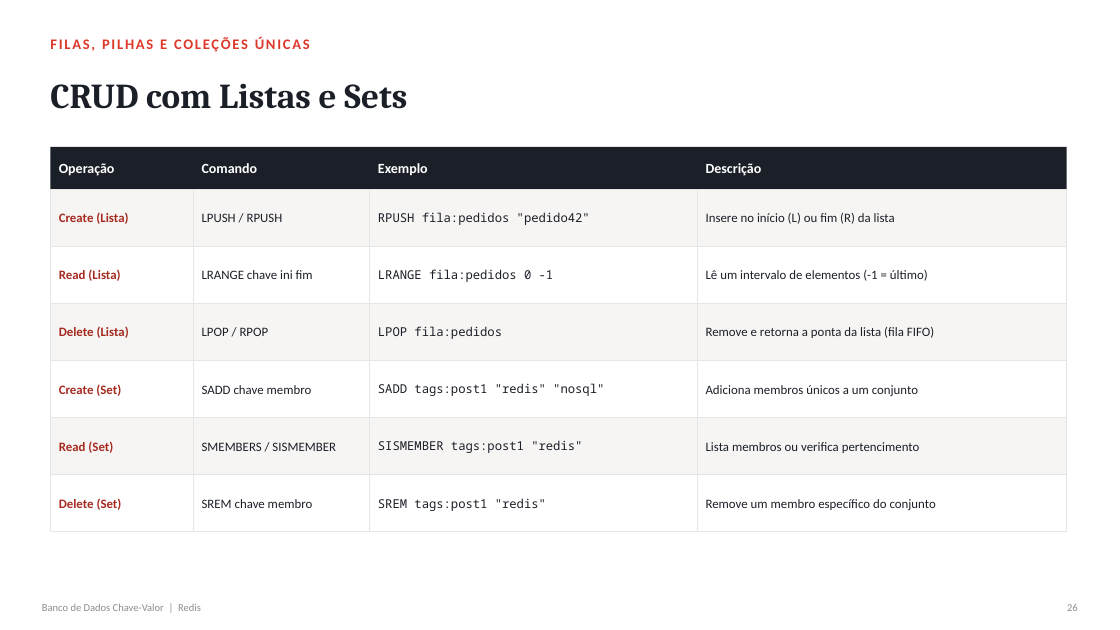
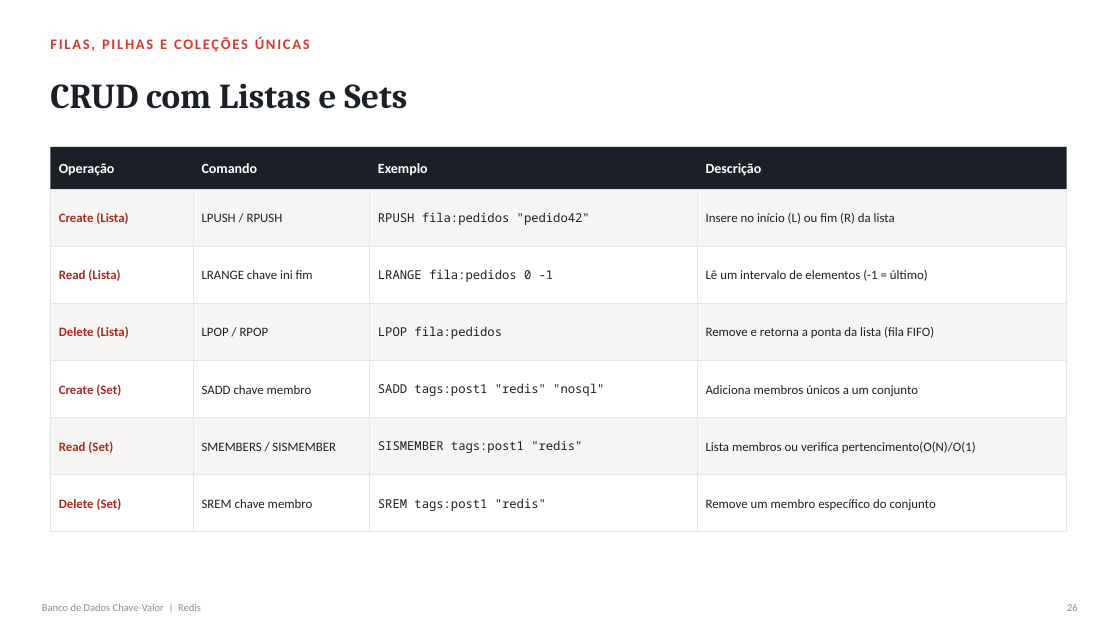
Before and after one commit to professordezani/nosql-chave-valor, a slide deck: slide 28 of aula_redis_chave_valor.pptx (slide 26 before the commit). Drawn at 1120x630 pixels with LibreOffice and Linux fonts; fonts in the diff are those of the drawing. Boxes give left, top, right and bottom in pixels: in the first picture for what was removed or moved away, otherwise in the second. Text is boxed around its words. In the diff, an @@ line names an element or a change of style, - is before the commit and + after.

```diff
--- a/aula_redis_chave_valor.pptx
+++ b/aula_redis_chave_valor.pptx
@@ text at box(706, 442, 976, 453): text changed @@
-Lista membros ou verifica pertencimento
+Lista membros ou verifica pertencimento(O(N)/O(1)
```
Also in this commit, not shown: 6 other slides changed, 3 slides added, 1 slide removed, 1 other file.
